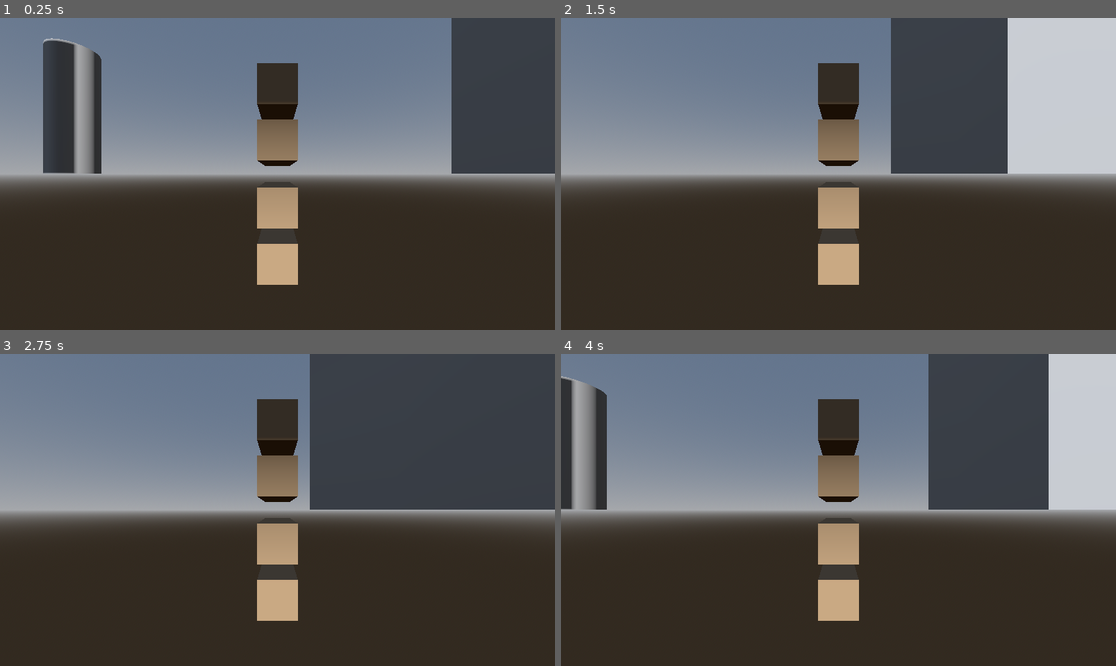
Above: before the commit, frames 1-4 (two rows, left to right).
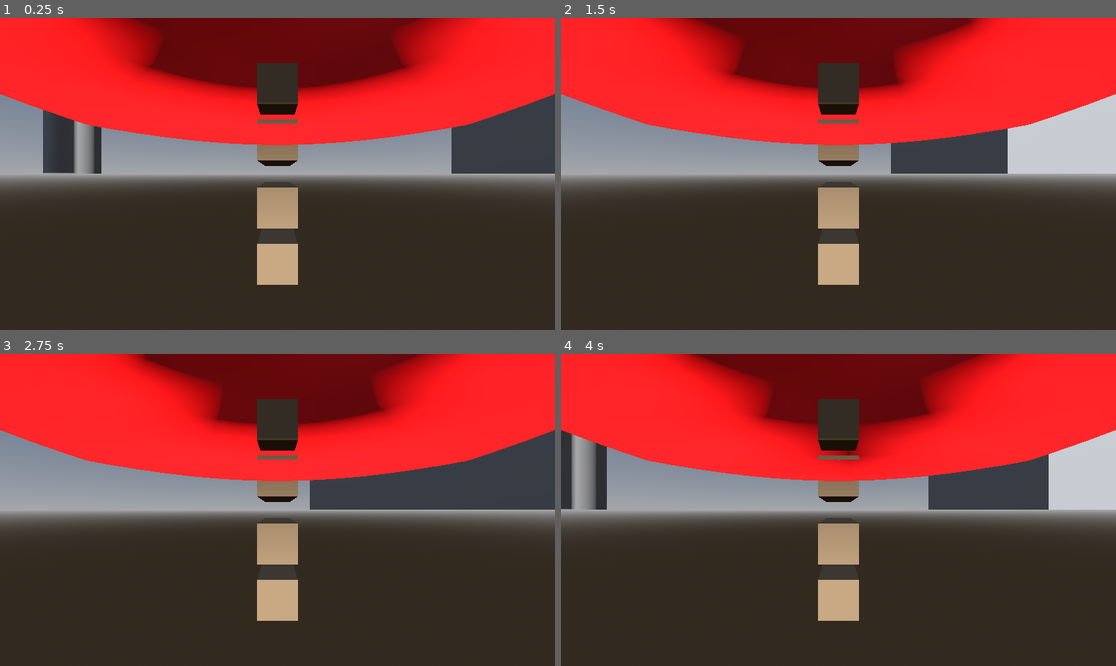
Above: after the commit, the same moments.

Repository: miloszmn7/rwr
Game: Godot game, scene res://main.tscn
Same seed, same stepped clock (60 frames per second), same inputs: the game is played once before the commit and once after it.
Inputs:
- Up to frame 1 (0.25 s): no input
- Up to frame 2 (1.5 s): tap Enter at 0.5 s; hold Right (ui_right) 0.53-1.28 s; hold Down (ui_down) from 1.28 s (still down)
- Up to frame 3 (2.75 s): release Down (ui_down) at 2.03 s; hold Right (ui_right) from 2.03 s (still down)
- Up to frame 4 (4 s): tap Space at 2.75 s; release Right (ui_right) at 2.78 s; hold Up (ui_up) 2.78-3.53 s; hold Left (ui_left) from 3.53 s (still down)

The runs differ from the first frame. In frame 1, 34% of the frame differs, in the area x 0-100%, y 0-41%; in frame 2, 34%; in frame 3, 34%; in frame 4, 34%.

Commit message:
Sceneria i rece, teleportacja i chodzenie

Diff:
--- a/project_files/main.tscn
+++ b/project_files/main.tscn
@@ -58,6 +58,7 @@
 transparency = 3
 alpha_hash_scale = 0.51
 alpha_antialiasing_mode = 0
+cull_mode = 2
 albedo_color = Color(1, 0, 0, 1)
 
 [sub_resource type="CapsuleMesh" id="CapsuleMesh_7mycd"]
@@ -88,6 +89,7 @@
 
 [node name="Obstacle1" type="MeshInstance3D" parent="Level"]
 transform = Transform3D(1, 0, 0, 0, 1, 0, 0, 0, 1, -5, 1.5, -5)
+layers = 2
 mesh = SubResource("CylinderMesh_h2yge")
 
 [node name="StaticBody3D" type="StaticBody3D" parent="Level/Obstacle1"]
@@ -97,6 +99,7 @@
 
 [node name="Obstacle2" type="MeshInstance3D" parent="Level"]
 transform = Transform3D(1, 0, 0, 0, 1, 0, 0, 0, 1, -5, 1.5, 5)
+layers = 2
 mesh = SubResource("CylinderMesh_h2yge")
 
 [node name="StaticBody3D" type="StaticBody3D" parent="Level/Obstacle2"]
@@ -106,6 +109,7 @@
 
 [node name="Obstacle3" type="MeshInstance3D" parent="Level"]
 transform = Transform3D(1, 0, 0, 0, 1, 0, 0, 0, 1, 5, 1.5, -2.5)
+layers = 2
 mesh = SubResource("BoxMesh_1bvp3")
 
 [node name="StaticBody3D" type="StaticBody3D" parent="Level/Obstacle3"]
@@ -121,6 +125,7 @@
 environment = SubResource("Environment_272bh")
 
 [node name="InvisibleWalls" type="StaticBody3D" parent="Level"]
+collision_layer = 2
 
 [node name="CollisionShape3D" type="CollisionShape3D" parent="Level/InvisibleWalls"]
 transform = Transform3D(1, 0, 0, 0, 1, 0, 0, 0, 1, 0, 10, 10.25)
@@ -139,6 +144,7 @@
 shape = SubResource("BoxShape3D_1bvp3")
 
 [node name="Player" type="CharacterBody3D" parent="."]
+collision_mask = 3
 script = ExtResource("2_1bvp3")
 
 [node name="XROrigin3D" type="XROrigin3D" parent="Player"]
Not shown, changed: docs/index.html
Not shown, changed: docs/index.pck
